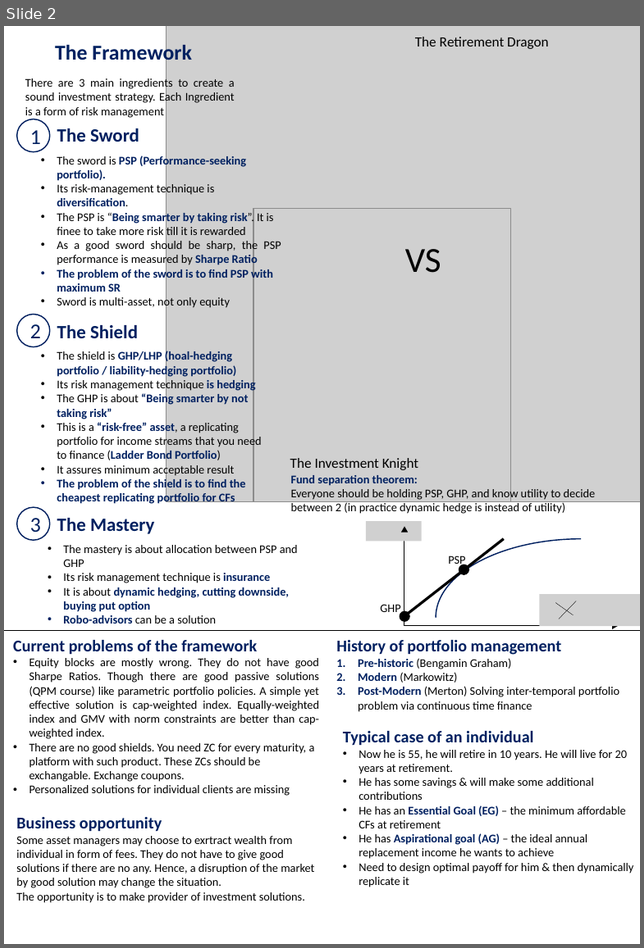
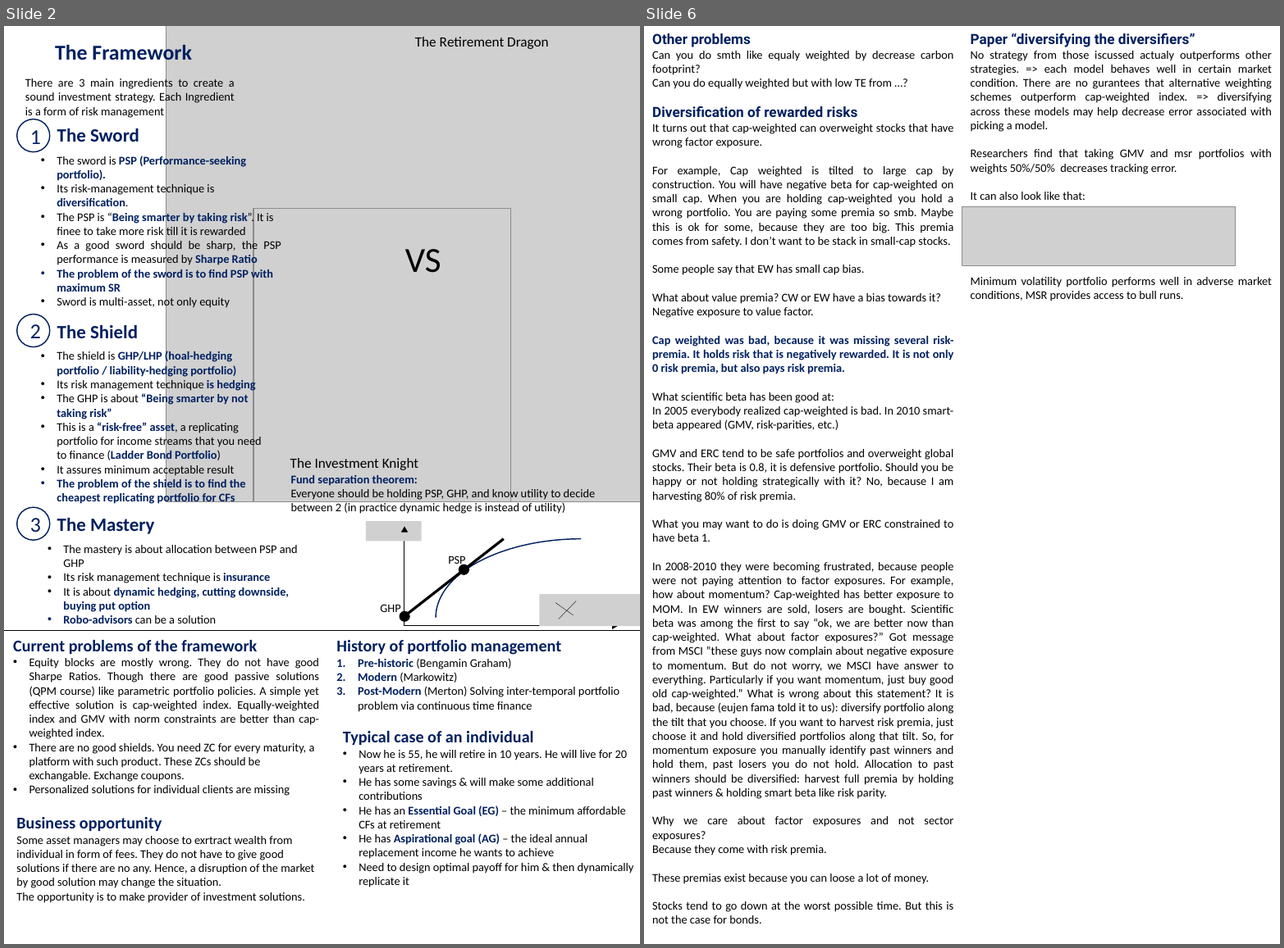
Before and after one commit to aleksandr-mikhailov-edhec/Goal-Based-Investing, a slide deck: Course summary.pptx. Shown side by side, each under a label of ours: slide 2 before the commit, slides 2 and 6 after it; the slides between them are not shown. The pictures are 644x948 and 1284x948 pixels, drawn with LibreOffice and Linux fonts; fonts in the diff are those of the drawing; grey boxes stand for pictures. Boxes give left, top, right and bottom in pixels: in the first picture for what was removed or moved away, otherwise in the second. Text is boxed around its words. In the diff, an @@ line names an element or a change of style, - is before the commit and + after.

```diff
--- a/Course summary.pptx
+++ b/Course summary.pptx
@@ slide 6 added at (644,26,1280,944), background #FFFFFF @@
@@ text added at (652,33,953,89), 10 pt, text #000000 @@
+Other problems
+Can you do smth like equaly weighted by decrease carbon footprint?
+Can you do equally weighted but with low TE from …?
@@ text added at (970,33,1271,302), 10 pt, text #000000 @@
+Paper “diversifying the diversifiers”
+No strategy from those iscussed actualy outperforms other strategies. => each model behaves well in certain market condition. There are no gurantees that alternative weighting schemes outperform cap-weighted index. => diversifying across these models may help decrease error associated with picking a model.
+Researchers find that taking GMV and msr portfolios with weights 50%/50% decreases tracking error.
+It can also look like that:
+Minimum volatility portfolio performs well in adverse market conditions, MSR provides access to bull runs.
@@ text added at (652,106,954,924), 10 pt, text #000000 @@
+Diversification of rewarded risks
+It turns out that cap-weighted can overweight stocks that have wrong factor exposure.
+For example, Cap weighted is tilted to large cap by construction. You will have negative beta for cap-weighted on small cap. When you are holding cap-weighted you hold a wrong portfolio. You are paying some premia so smb. Maybe this is ok for some, because they are too big. This premia comes from safety. I don’t want to be stack in small-cap stocks.
+Some people say that EW has small cap bias.
+What about value premia? CW or EW have a bias towards it?
+Negative exposure to value factor.
+Cap weighted was bad, because it was missing several risk-premia. It holds risk that is negatively rewarded. It is not only 0 risk premia, but also pays risk premia.
+What scientific beta has been good at:
+In 2005 everybody realized cap-weighted is bad. In 2010 smart-beta appeared (GMV, risk-parities, etc.)
+GMV and ERC tend to be safe portfolios and overweight global stocks. Their beta is 0.8, it is defensive portfolio. Should you be happy or not holding strategically with it? No, because I am harvesting 80% of risk premia.
+What you may want to do is doing GMV or ERC constrained to have beta 1.
+In 2008-2010 they were becoming frustrated, because people were not paying attention to factor exposures. For example, how about momentum? Cap-weighted has better exposure to MOM. In EW winners are sold, losers are bought. Scientific beta was among the first to say “ok, we are better now than cap-weighted. What about factor exposures?” Got message from MSCI ”these guys now complain about negative exposure to momentum. But do not worry, we MSCI have answer to everything. Particularly if you want momentum, just buy good old cap-weighted.” What is wrong about this statement? It is bad, because (eujen fama told it to us): diversify portfolio along the tilt that you choose. If you want to harvest risk premia, just choose it and hold diversified portfolios along that tilt. So, for momentum exposure you manually identify past winners and hold them, past losers you do not hold. Allocation to past winners should be diversified: harvest full premia by holding past winners & holding smart beta like risk parity.
+Why we care about factor exposures and not sector exposures?
+Because they come with risk premia.
+These premias exist because you can loose a lot of money.
+Stocks tend to go down at the worst possible time. But this is not the case for bonds.
@@ picture added at (962,206,1234,265) @@
```
Also in this commit, not shown: 4 slides changed, 2 other slides added, 8 other files.
